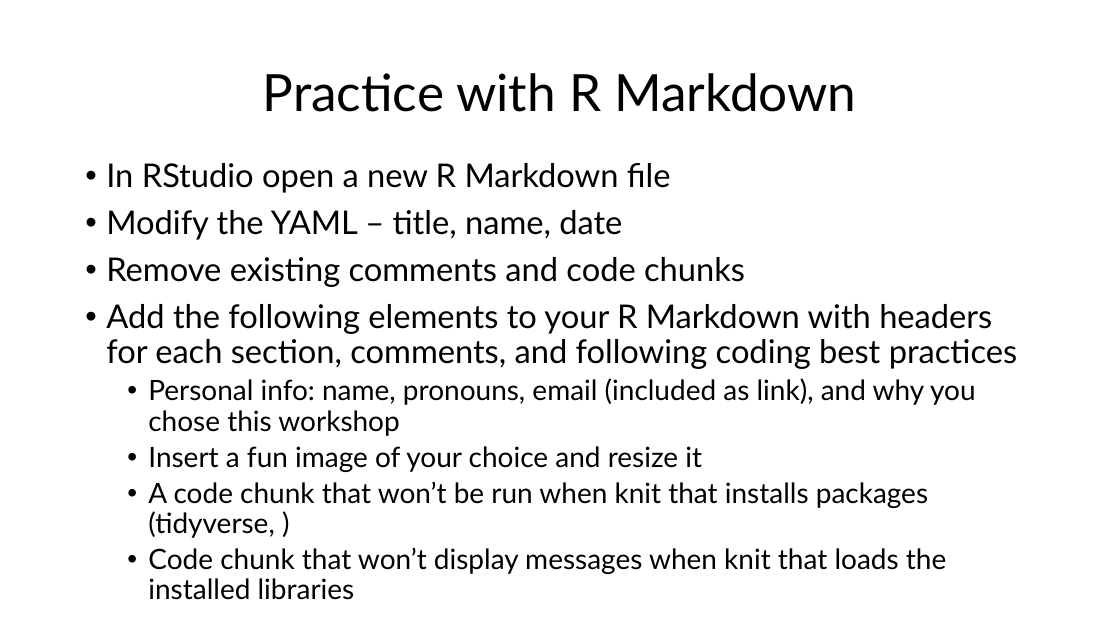
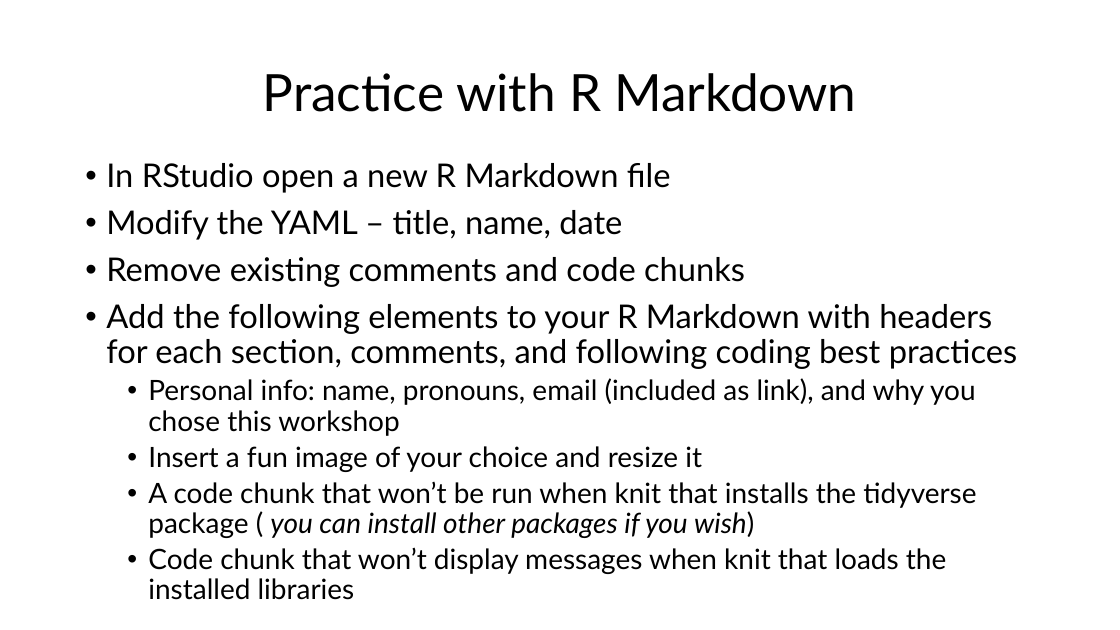
Before and after one commit to marissadyck/reproducible-research-R-ASM, a slide deck: slide 17 of docs/Reproducible research in R.pptx. Drawn at 1120x630 pixels with LibreOffice and Linux fonts; fonts in the diff are those of the drawing. Boxes give left, top, right and bottom in pixels: in the first picture for what was removed or moved away, otherwise in the second. Text is boxed around its words. In the diff, an @@ line names an element or a change of style, - is before the commit and + after.

```diff
--- a/docs/Reproducible research in R.pptx
+++ b/docs/Reproducible research in R.pptx
@@ text at <box>148,482,976,538</box>: text changed @@
-  • A code chunk that won’t be run when knit that installs packages (tidyverse, )
+  • A code chunk that won’t be run when knit that installs the tidyverse package ( you can install other packages if you wish)
```
Also in this commit, not shown: 1 other slide changed, 1 slide removed, 10 other files.
